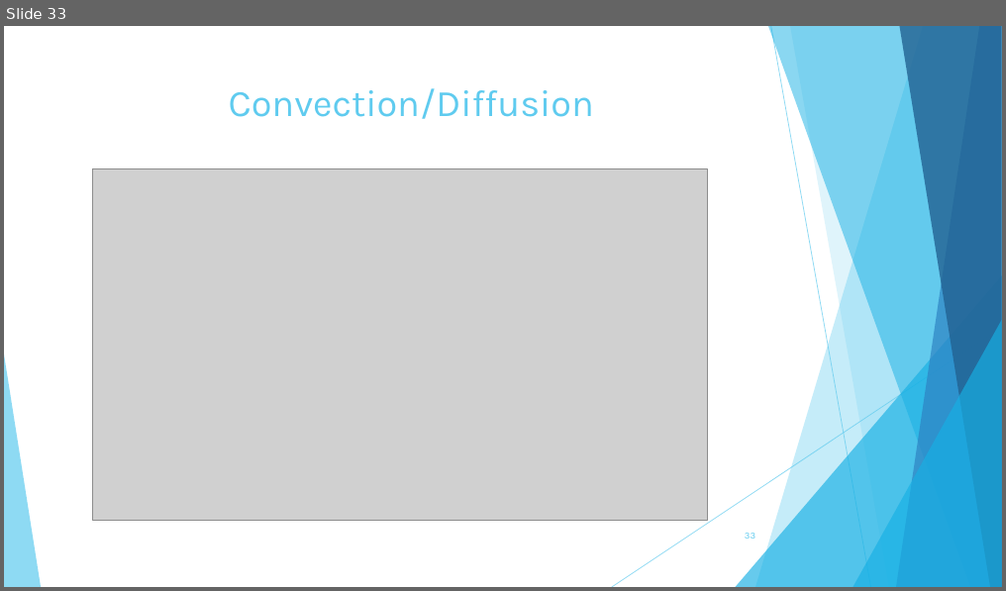
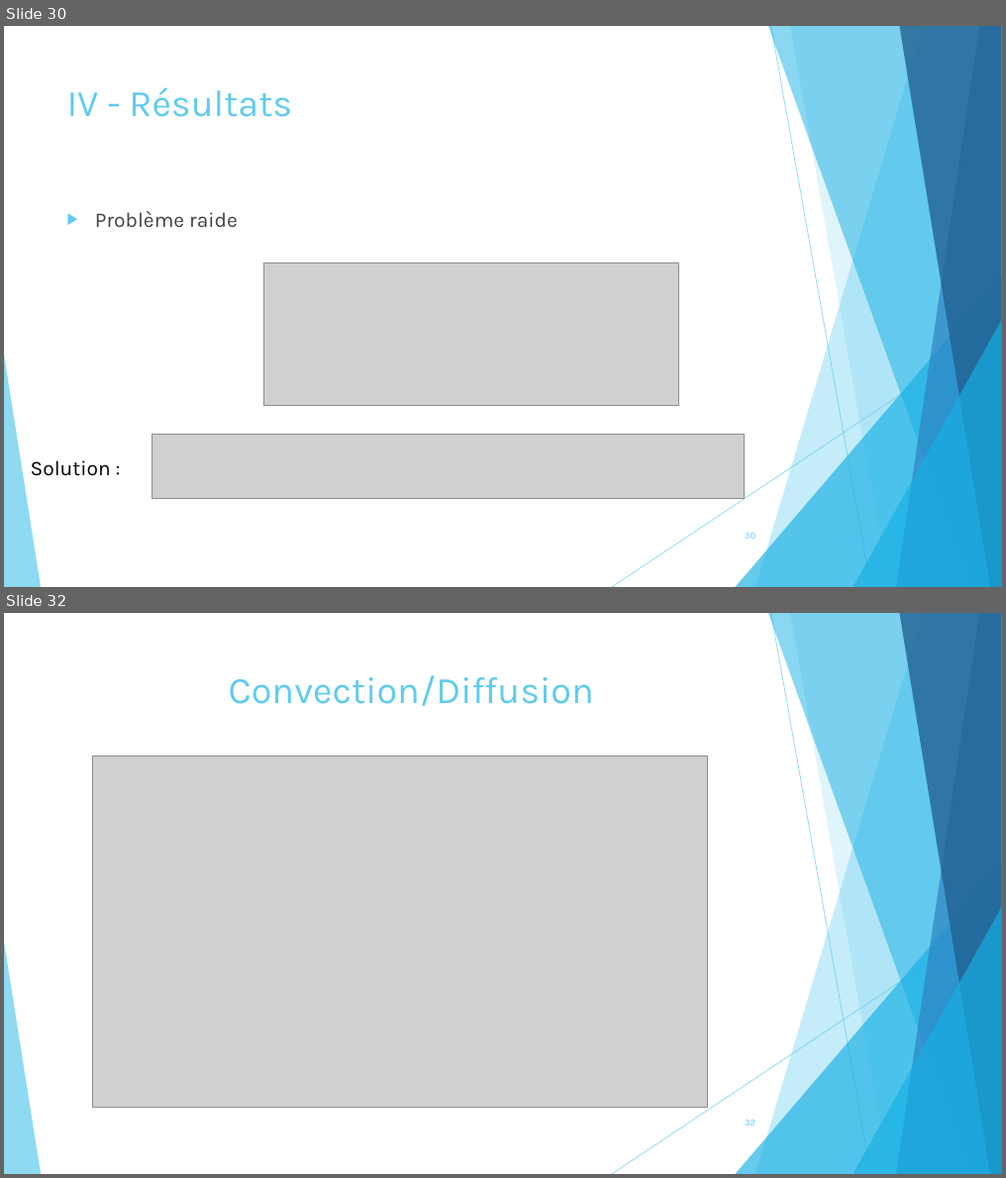
Before and after one commit to pierreXVI/PIE, a slide deck: oral_presentation/Oral_presentation_12_02_2019.pptx. Shown one above the other, each under a label of ours: slide 33 before the commit, slides 30 and 32 after it; the slides between them are not shown. The pictures are 1006x591 and 1006x1178 pixels, drawn with LibreOffice and Linux fonts; fonts in the diff are those of the drawing; grey boxes stand for pictures; background and template pictures are left out. Boxes give left, top, right and bottom in pixels: in the first picture for what was removed or moved away, otherwise in the second. Text is boxed around its words. In the diff, an @@ line names an element or a change of style, - is before the commit and + after.

```diff
--- a/oral_presentation/Oral_presentation_12_02_2019.pptx
+++ b/oral_presentation/Oral_presentation_12_02_2019.pptx
@@ slide 30 added at [4, 26, 1002, 587], background picture (left out); not listed: 10 template elements that a slide beside it also shows @@
@@ title added at [67, 87, 292, 117], 36 pt, text #5FCBEF @@
+IV - Résultats
@@ text added at [95, 211, 238, 227], 20 pt, text #404040 @@
+▶ Problème raide
@@ picture added at [263, 264, 679, 406] @@
@@ picture added at [152, 435, 745, 499] @@
@@ text added at [31, 461, 111, 476], 20 pt, text #000000 @@
+Solution :
@@ page number added at [745, 533, 755, 539], 9 pt, text #5FCBEF @@
+30
@@ what was slide 33 is now slide 32 @@
```
Also in this commit, not shown: 2 slides changed, 1 other slide added, 3 slides removed, 4 other files.
